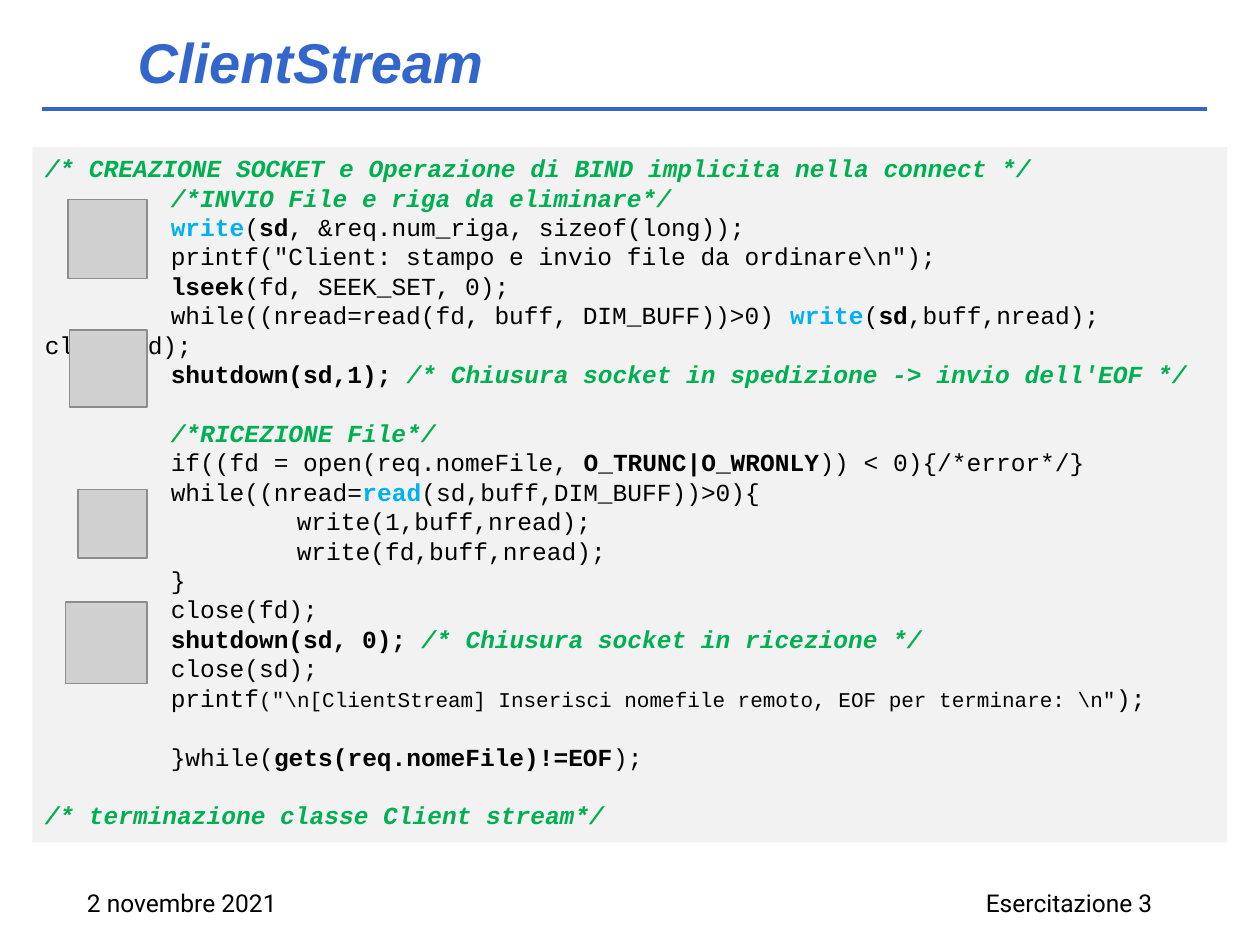
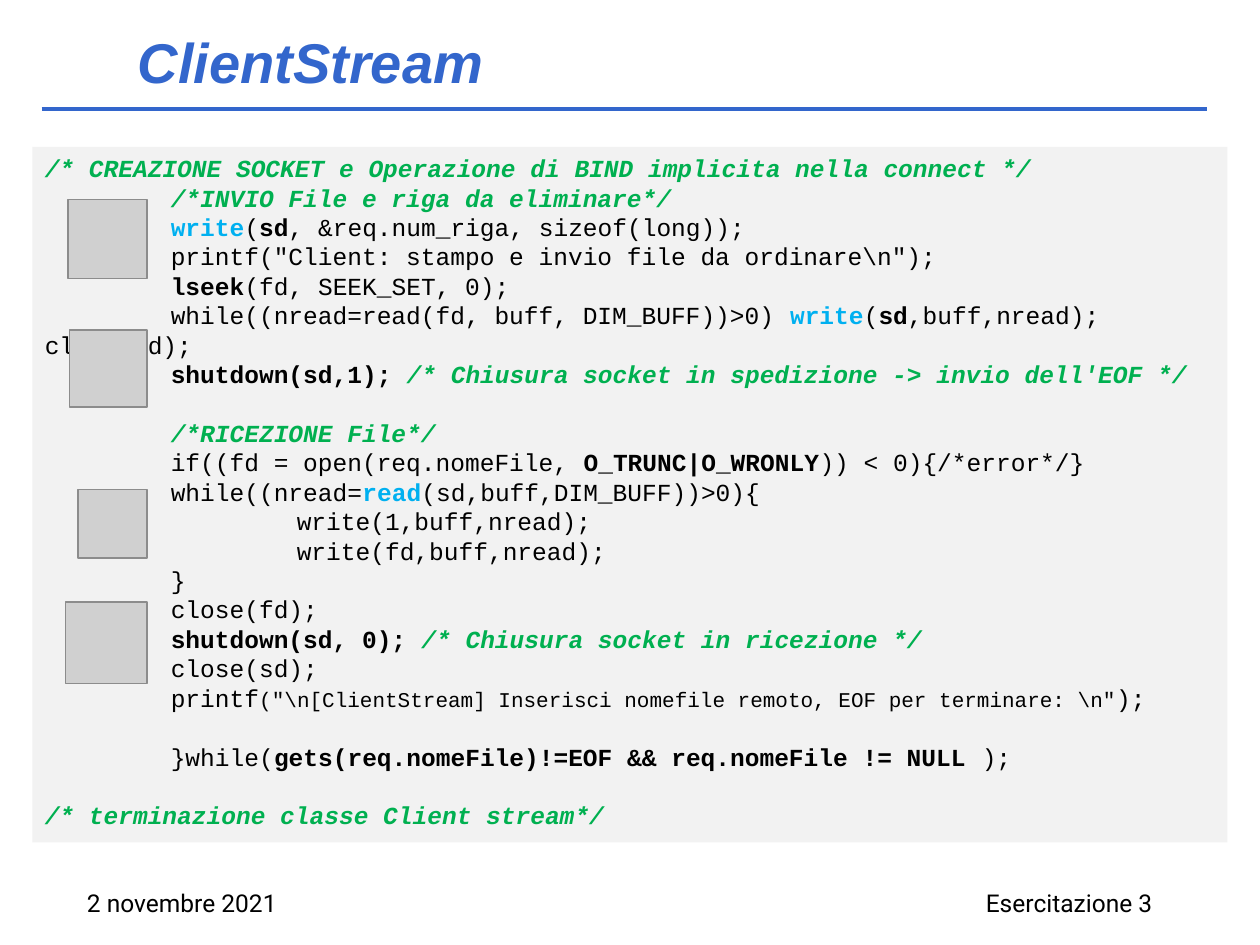
Before and after one commit to AliceTurrini/RetiCalcolatori, a slide deck: slide 7 of Es3/Presentazione_es3_2_novembre.pptx (slide 6 before the commit). Drawn at 1260x945 pixels with LibreOffice and Linux fonts; fonts in the diff are those of the drawing; grey boxes stand for pictures. Boxes give left, top, right and bottom in pixels: in the first picture for what was removed or moved away, otherwise in the second. Text is boxed around its words. In the diff, an @@ line names an element or a change of style, - is before the commit and + after.

```diff
--- a/Es3/Presentazione_es3_2_novembre.pptx
+++ b/Es3/Presentazione_es3_2_novembre.pptx
@@ text in rectangle at <box>171,748,966,772</box>: text changed @@
-}while(gets(req.nomeFile)!=EOF);
+}while(gets(req.nomeFile)!=EOF && req.nomeFile != NULL );
```
Also in this commit, not shown: 1 other slide changed.
